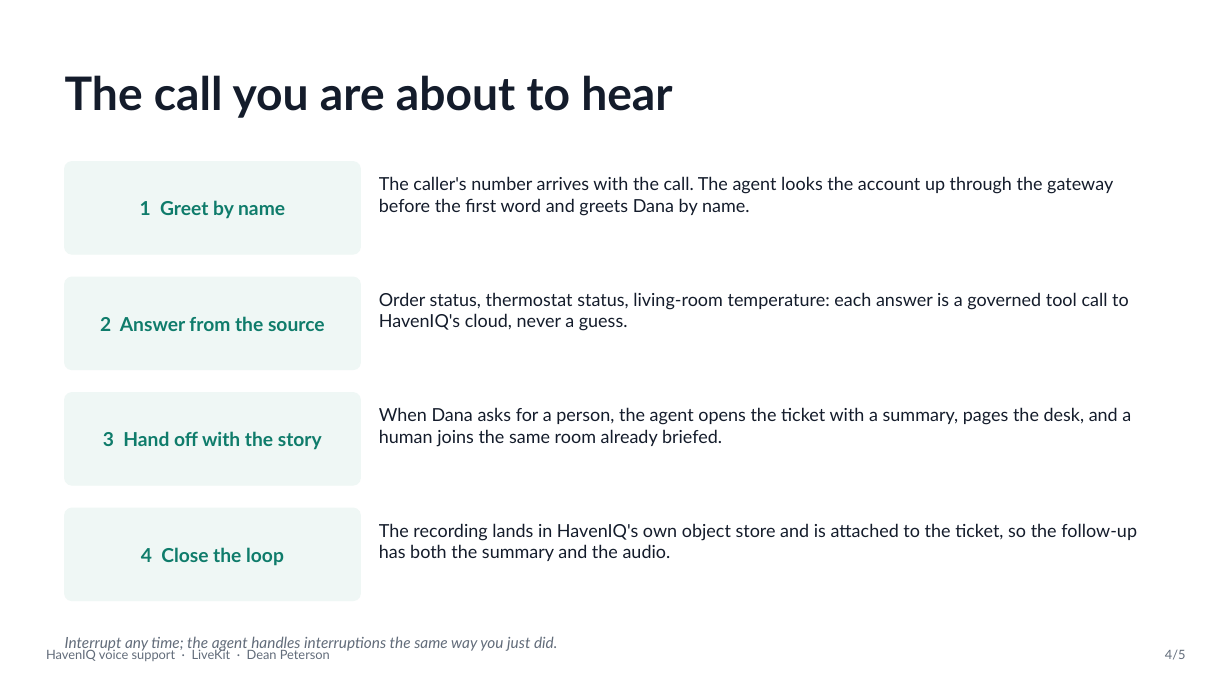
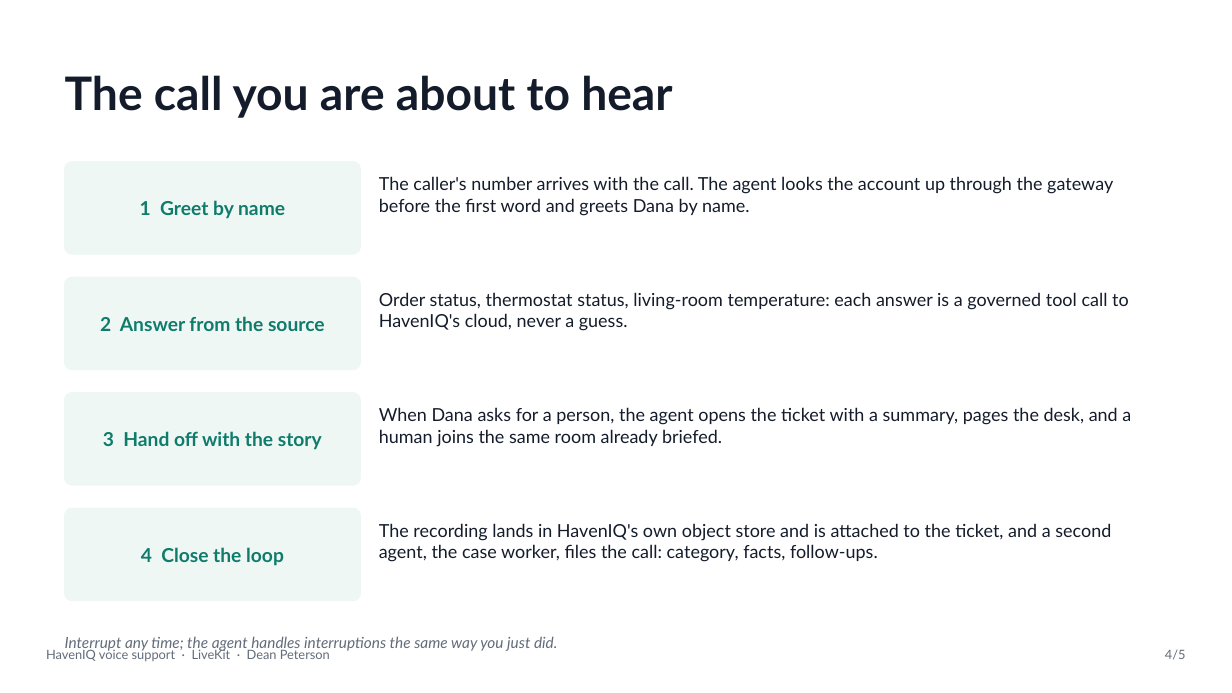
Before and after one commit to enterprisewebservice/haveniq-support, a slide deck: slide 4 of slides/haveniq-meeting.pptx. Drawn at 1232x693 pixels with LibreOffice and Linux fonts; fonts in the diff are those of the drawing. Boxes give left, top, right and bottom in pixels: in the first picture for what was removed or moved away, otherwise in the second. Text is boxed around its words. In the diff, an @@ line names an element or a change of style, - is before the commit and + after.

```diff
--- a/slides/haveniq-meeting.pptx
+++ b/slides/haveniq-meeting.pptx
@@ text at bbox=[379, 523, 1111, 562]: text changed @@
-The recording lands in HavenIQ's own object store and is attached to the ticket, so the follow-up has both the summary and the audio.
+The recording lands in HavenIQ's own object store and is attached to the ticket, and a second agent, the case worker, files the call: category, facts, follow-ups.
```
Also in this commit, not shown: 1 other slide changed, 2 other files.
